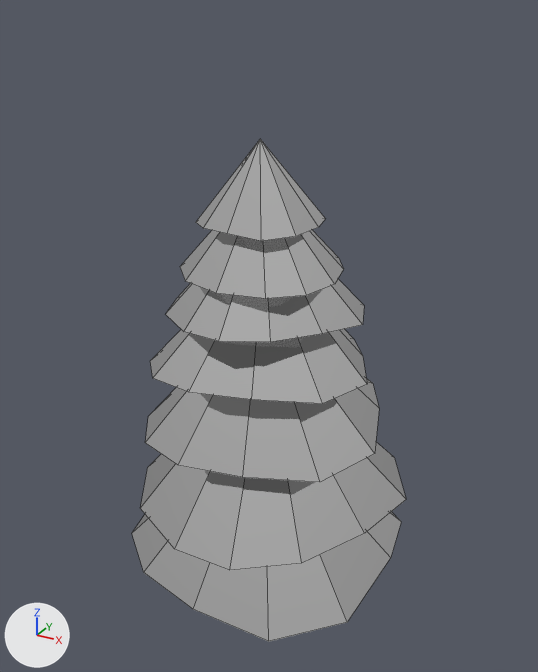
A saved change to the FBX model Assets/Models/Nature/Trees/Pine_1.fbx.
The view is the same before and after, from a camera (50 mm lens) standing at (14.4, -25.8, 26.6) and looking at (0.0, 0.4, 13.5). The lights are fixed; the arrows at lower left show +X, +Y and +Z. The picture after the commit comes second. Mesh edges are drawn as thin lines. Where no turn or scale is listed for an object, it has been applied to the vertices.

Script lines for the objects in view, before the commit:
```python
me_cone = bpy.data.meshes.new('Cone')
me_cone.from_pydata(...)  # 175 vertices, 165 faces; spans x -6.3..6.3, y -6.3..6.4, z -6.5..15.5
me_cone.materials.append(mat_imphenziapixpal)  # its picture is missing
ob_pine = bpy.data.objects.new('Pine', me_cone)
ob_pine.location = (-0.02, 0.06, 6.51)
```
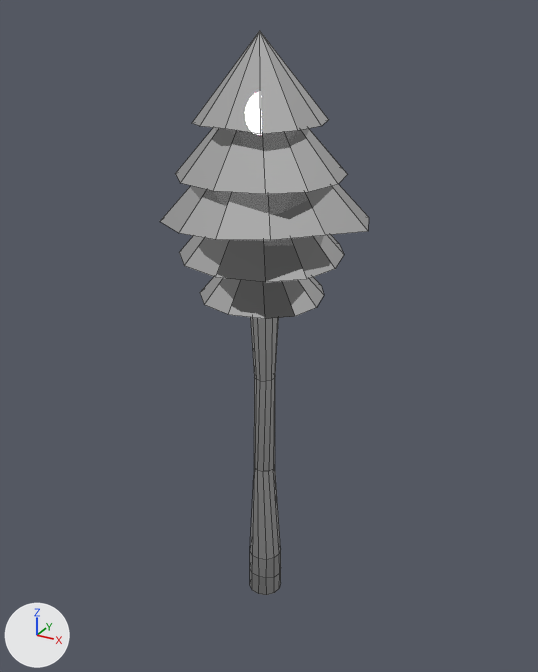
Changed parts and their boxes (x1, y1, x2, y2) in the pictures (538 x 672 px; the box of a moved part takes in the faces that stretch with it):
'Pine', reshaped (24% narrower, 12% taller): before (132, 139, 406, 642); after (160, 31, 369, 595)
part 1 of me_cone, moved or reshaped: before (166, 279, 364, 342); after (160, 184, 369, 240)
part 2 of me_cone, moved or reshaped: before (180, 230, 344, 298); after (175, 128, 348, 194)
part 3 of me_cone, moved or reshaped: before (196, 139, 325, 241); after (192, 31, 329, 134)
part 4 of me_cone, moved or reshaped: before (140, 442, 406, 570); after (179, 235, 344, 282)
part 5 of me_cone, moved or reshaped: before (150, 329, 367, 404); after (200, 277, 324, 319)
part 6 of me_cone, moved or reshaped: before (132, 378, 401, 642); after (250, 317, 281, 595)

The change, as a list of edits to the scene's bpy script:
```text
Change me_cone:
    used by ob_pine; location = (-0.02, 0.06, 6.51)
    remove me_cone.from_pydata(...)  # 175 vertices, 165 faces; spans x -6.3..6.3, y -6.3..6.4, z -6.5..15.5
    add me_cone.from_pydata(...)  # 149 vertices, 139 faces; spans x -4.0..4.3, y -4.5..4.3, z -6.5..19.4
    me_cone part 1: the loose piece of 13 vertices spanning x -4.0..4.3, y -4.5..4.3, z 8.1..12.9 is moved by (0.0, 0.0, 3.9)
    me_cone part 2: the loose piece of 13 vertices spanning x -3.7..3.4, y -3.5..3.9, z 10.1..14.1 is moved by (0.0, 0.0, 3.9)
    me_cone part 3: the loose piece of 13 vertices spanning x -2.7..2.2, y -2.3..2.4, z 12.1..15.5 is moved by (0.0, 0.0, 3.9)
    me_cone part 4: the loose piece of 13 vertices spanning x -5.7..6.3, y -6.3..6.4, z -0.5..6.4 is turned 39.1 degrees about the z axis through its middle and scaled by 0.58, then moved by (-0.3, 0.1, 9.8)
    me_cone part 5: the loose piece of 13 vertices spanning x -4.5..5.0, y -5.0..4.2, z 5.8..11.2 is multiplied about its middle by the matrix ((0.024, -0.594, 0.04), (0.595, 0.024, 0.013), (-0.014, 0.04, 0.594)), then moved by (-0.3, 0.6, 1.9)
    me_cone part 6
    98 vertices are removed from x -6.3..6.0, y -5.7..6.1, z -6.5..13.6
    100 faces are deleted
    61 vertices are added at x -0.8..0.8, y -0.9..0.7, z -6.5..17.1
    6 new vertices lie (0.0, 0.0, 1.0) away from vertices in x -0.4..0.8, y -0.4..0.7, z -6.5
    5 new vertices lie (0.0, -0.1, 1.2) away from vertices in x -0.4..0.8, y 0.0..0.7, z -5.5
    74 new faces join them
```
